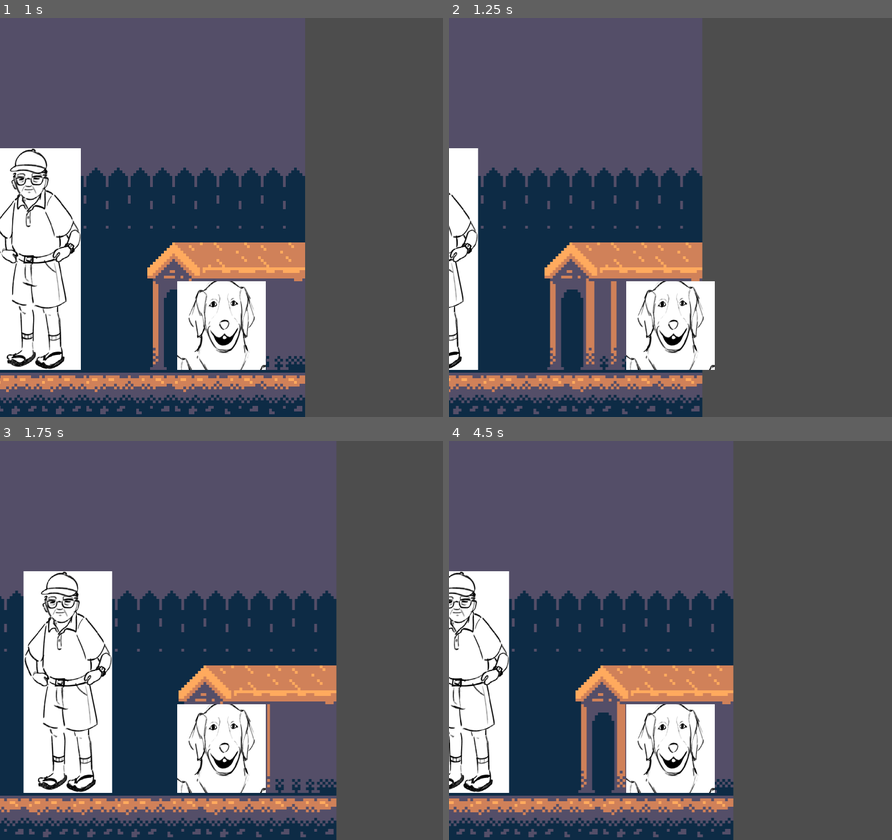
Above: before the commit, frames 1-4 (two rows, left to right).
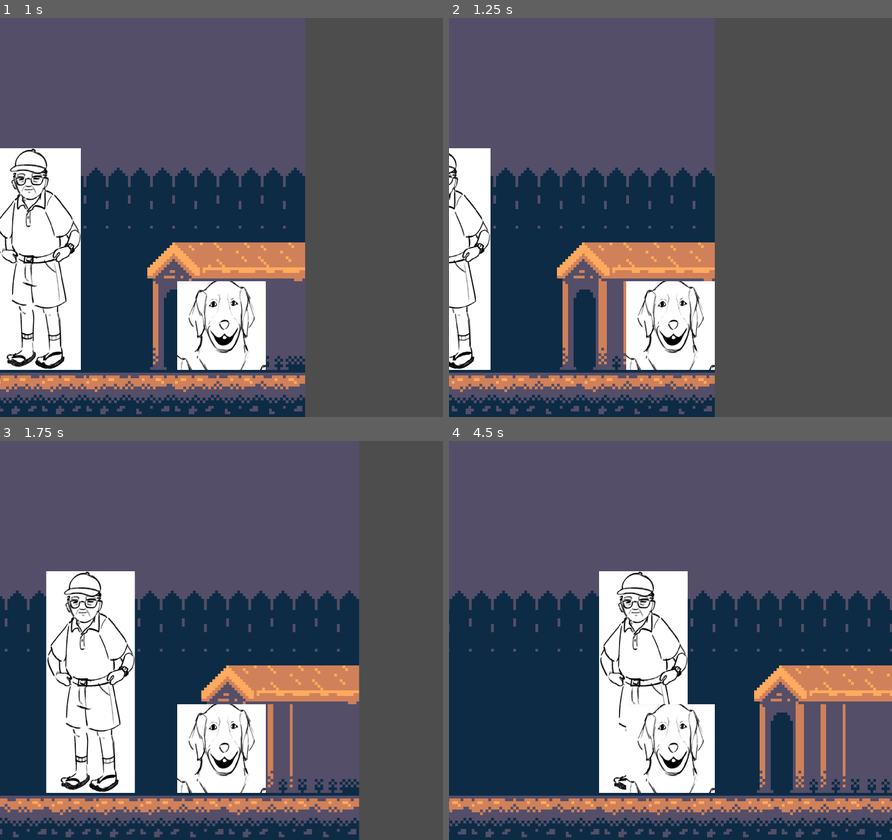
Above: after the commit, the same moments.

Repository: CookieJarCoding/dog-god
Game: Godot game, scene res://sidescroll_system/world/humanworld.tscn
Two runs of this game, one before a commit and one after it. Both use one fixed random seed, a clock stepped at 60 frames per second and the inputs below. The project has no main scene, so this scene is started directly.
Inputs:
- Up to frame 1 (1 s): tap Enter at 0.5 s; hold D (right) from 0.53 s (still down)
- Up to frame 2 (1.25 s): keep holding D (right)
- Up to frame 3 (1.75 s): release D (right) at 1.28 s; hold A (left) from 1.28 s (still down)
- Up to frame 4 (4.5 s): release A (left) at 2.03 s; hold D (right) 2.03-3.53 s; hold A (left) from 3.53 s (still down)

Frame 1 is identical in both runs. In frame 2, 12% of the frame differs, in the area x 0-60%, y 0-100%; in frame 3, 18%; in frame 4, 56%, in the area x 0-100%, y 0-100%.

Commit message:
feat: constrain player movement to map bounds

Diff:
--- a/sidescroll_system/player/player.gd
+++ b/sidescroll_system/player/player.gd
@@ -3,7 +3,9 @@
 
 @export var speed := 75.0
 
-func _process(_delta):
+@onready var collision_shape = $CollisionShape2D
+
+func _physics_process(_delta: float) -> void:
 	velocity = Vector2.ZERO
 
 	if Input.is_action_pressed("right"):
@@ -13,3 +15,8 @@
 
 	velocity = velocity.normalized() * speed
 	move_and_slide()
+
+func get_horizontal_collision() -> Vector2:
+	var shape = collision_shape.shape
+	var half_width = shape.size.x * 0.5
+	return Vector2(collision_shape.position.x - half_width, collision_shape.position.x + half_width)
--- a/sidescroll_system/world/humanworld.gd
+++ b/sidescroll_system/world/humanworld.gd
@@ -3,12 +3,30 @@
 @onready var ground: TileMapLayer = $"TileMapLayer-Ground"
 @onready var player: Player = $CharacterBody2D
 
-var tile_size = 16
+var player_horizontal_bounds := Vector2.ZERO
 
 func _ready() -> void:
+	process_physics_priority = 1
+	calculate_horizontal_bounds()
+	constrain_player()
+
+func _physics_process(_delta: float) -> void:
+	constrain_player()
+
+func calculate_horizontal_bounds() -> void:
 	var ground_rect: Rect2i = ground.get_used_rect()
 	if ground_rect.size == Vector2i.ZERO:
 		push_error("Ground TileMapLayer has no tiles.")
 		return
-	var world_bounds := Rect2(
-		ground_rect.position,  ground_rect.size)
+
+	var tile_width: int = ground.tile_set.tile_size.x
+	var left_edge: int = ground_rect.position.x * tile_width
+	var right_edge: int = ground_rect.end.x * tile_width
+	var player_offsets: Vector2 = player.get_horizontal_collision()
+	player_horizontal_bounds = Vector2(
+		left_edge - player_offsets.x,
+		right_edge - player_offsets.y
+)
+
+func constrain_player() -> void:
+	player.position.x = clampf(player.position.x, player_horizontal_bounds.x, player_horizontal_bounds.y)
